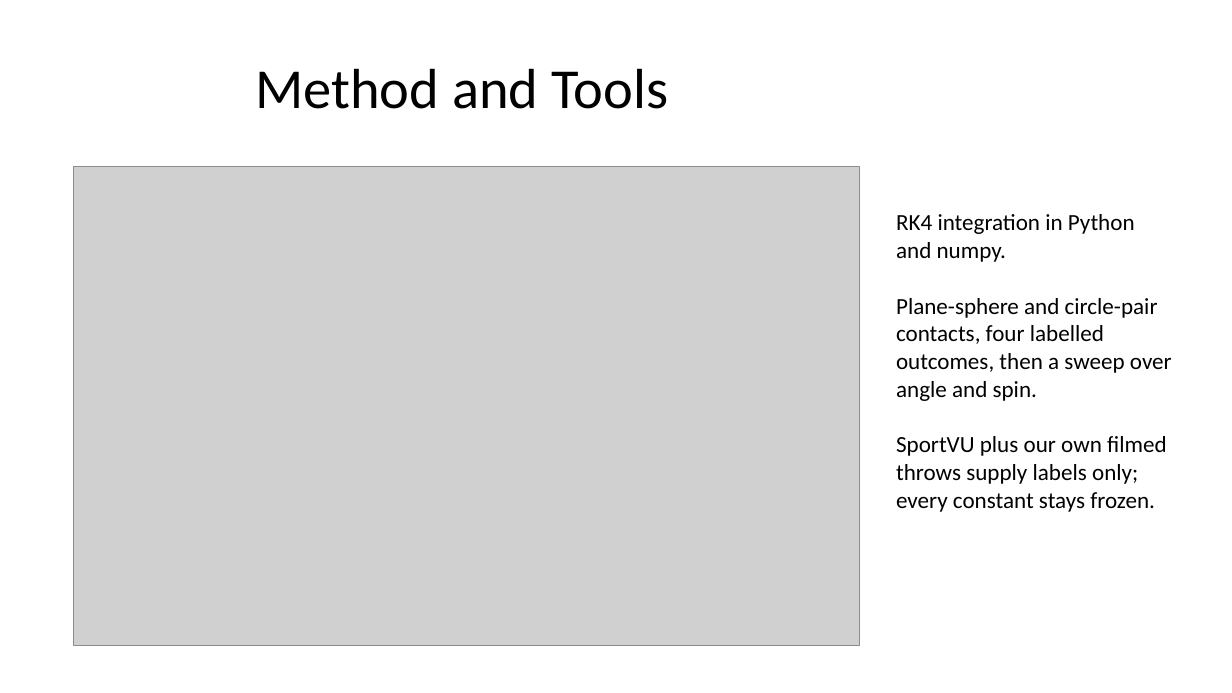
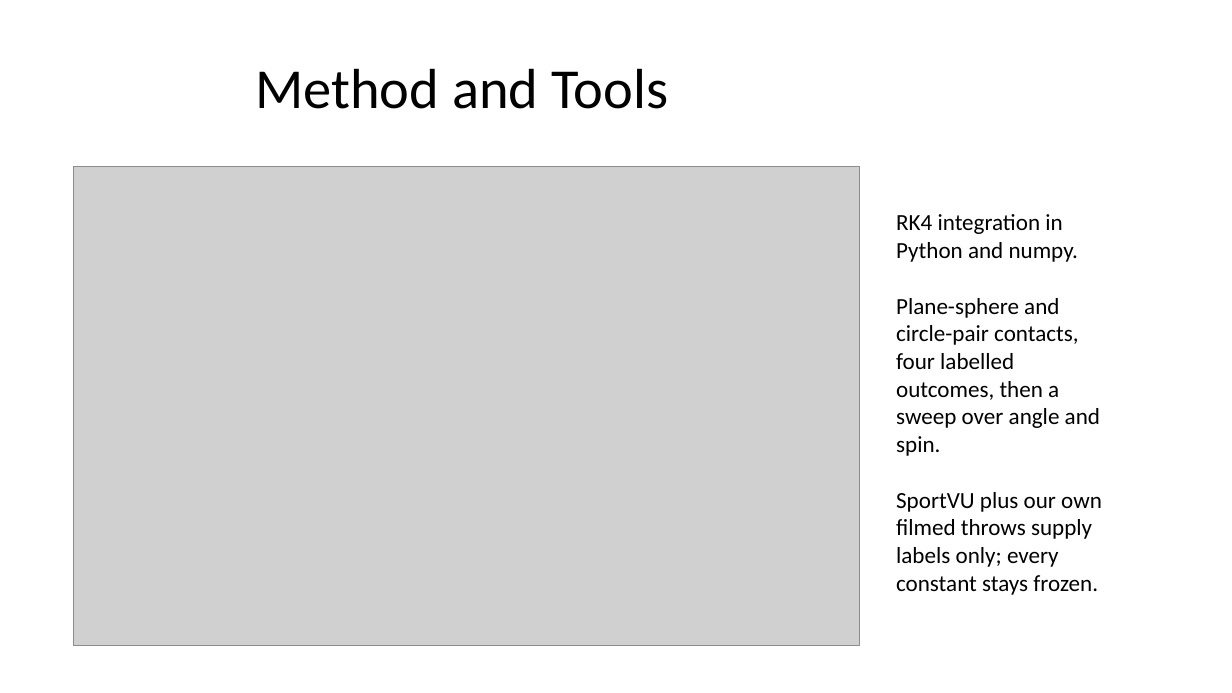
Before and after one commit to dbzyw/comp-1110-group-project, a slide deck: slide 5 of Specifications/COMP1110_Basketball_Shot_Simulation_Progress.pptx. Drawn at 1232x693 pixels with LibreOffice and Linux fonts; fonts in the diff are those of the drawing; grey boxes stand for pictures. Boxes give left, top, right and bottom in pixels: in the first picture for what was removed or moved away, otherwise in the second. Text is boxed around its words. In the diff, an @@ line names an element or a change of style, - is before the commit and + after.

```diff
--- a/Specifications/COMP1110_Basketball_Shot_Simulation_Progress.pptx
+++ b/Specifications/COMP1110_Basketball_Shot_Simulation_Progress.pptx
@@ text "RK4 integration in Python and ..." rewrapped from <box>896,214,1172,512</box> to <box>896,214,1102,595</box> @@
```
Also in this commit, not shown: 8 other slides changed, 5 slides added, 3 other files.
